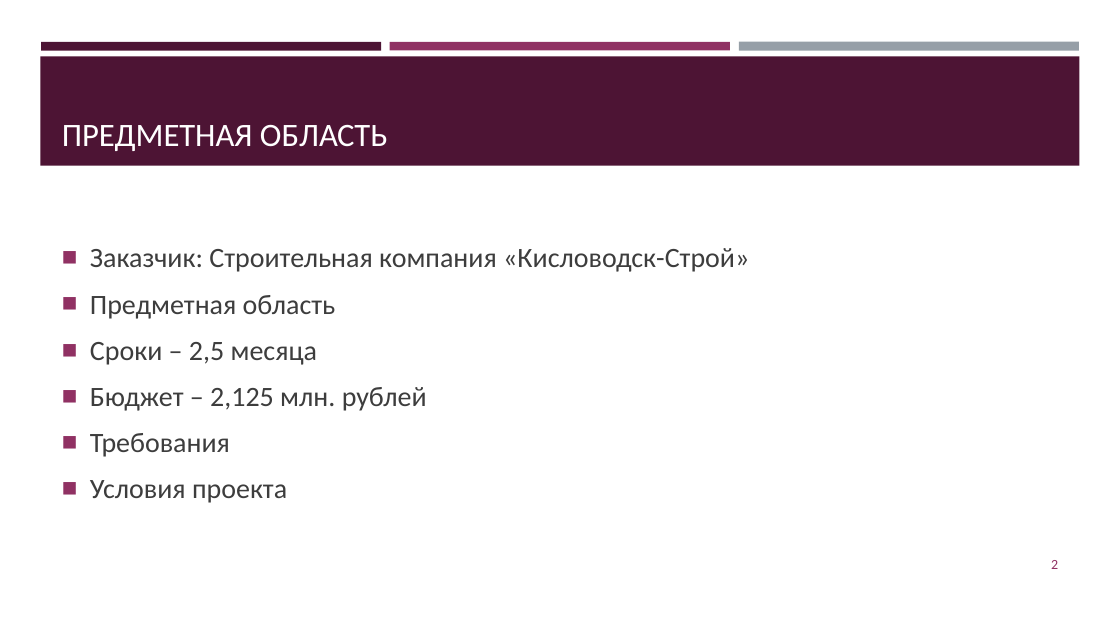
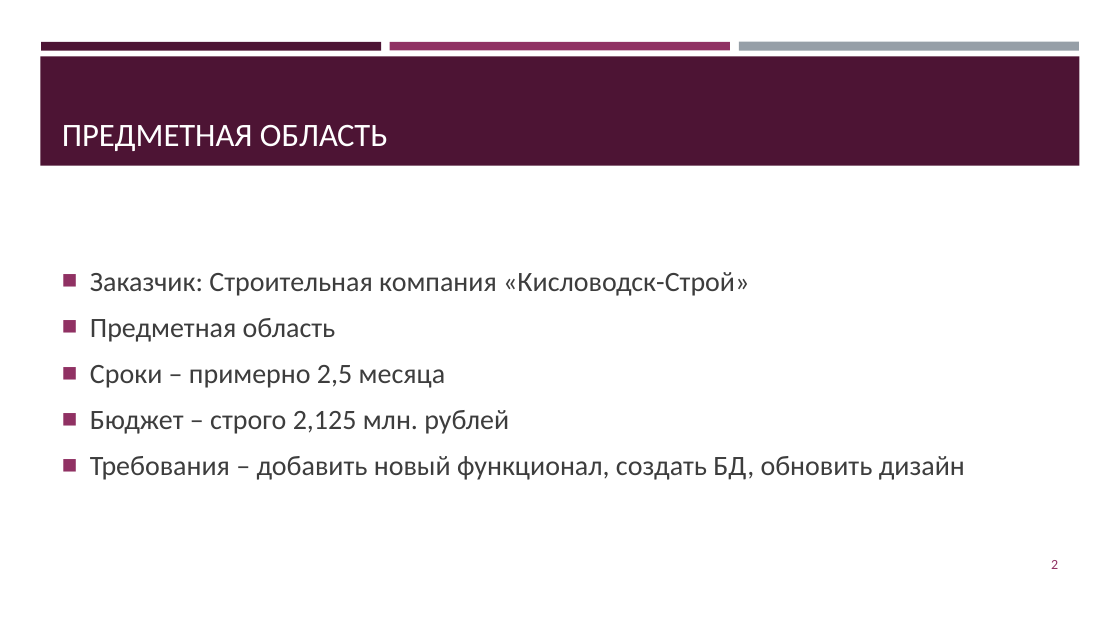
Before and after one commit to jecsonM/MDKmyWORKasAstudent, a slide deck: slide 2 of Сайт для компании «Кисловодск-строй».pptx. Drawn at 1120x630 pixels with LibreOffice and Linux fonts; fonts in the diff are those of the drawing. Boxes give left, top, right and bottom in pixels: in the first picture for what was removed or moved away, otherwise in the second. Text is boxed around its words. In the diff, an @@ line names an element or a change of style, - is before the commit and + after.

```diff
--- a/Сайт для компании «Кисловодск-строй».pptx
+++ b/Сайт для компании «Кисловодск-строй».pptx
@@ text at (90, 365, 965, 480): text changed @@
-■ Сроки – 2,5 месяца
-■ Бюджет – 2,125 млн. рублей
-■ Требования
-■ Условия проекта
+■ Сроки – примерно 2,5 месяца
+■ Бюджет – строго 2,125 млн. рублей
+■ Требования – добавить новый функционал, создать БД, обновить дизайн
```
Also in this commit, not shown: 4 other slides changed, 3 slides added, 1 slide removed, 1 other file.
